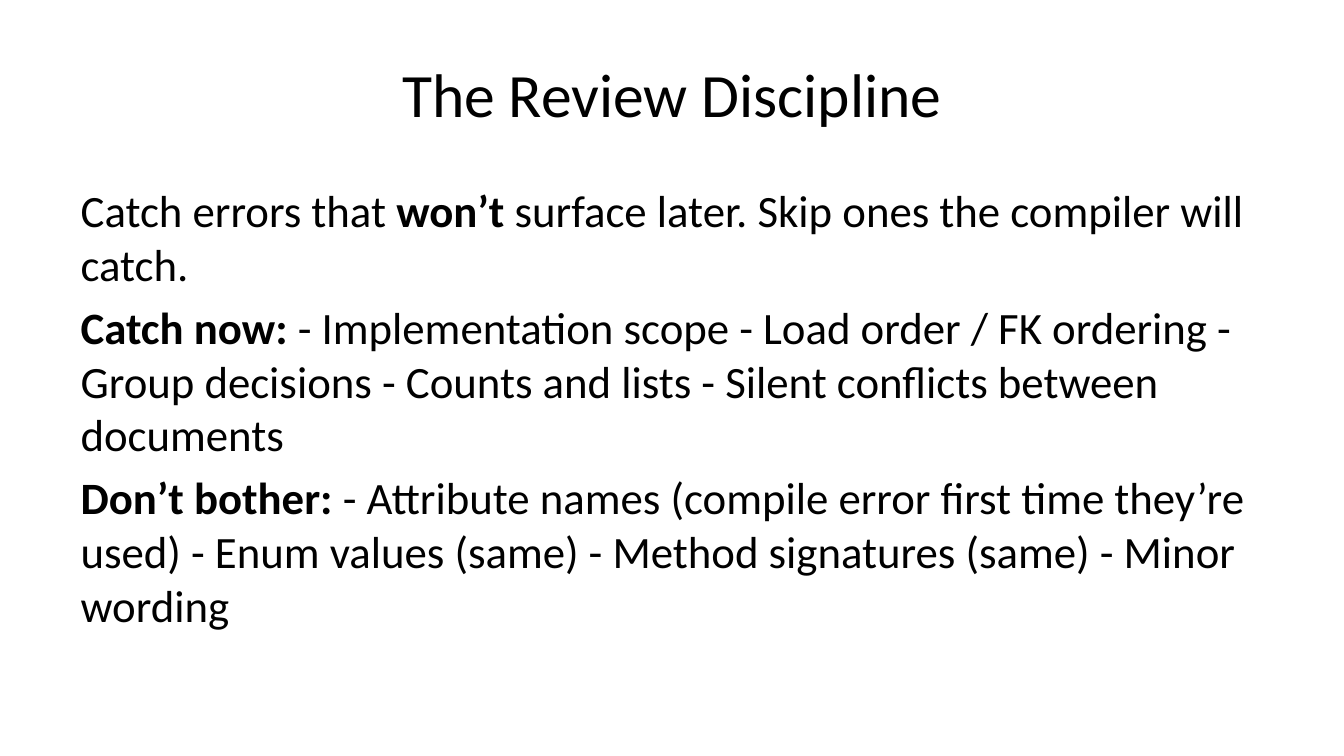
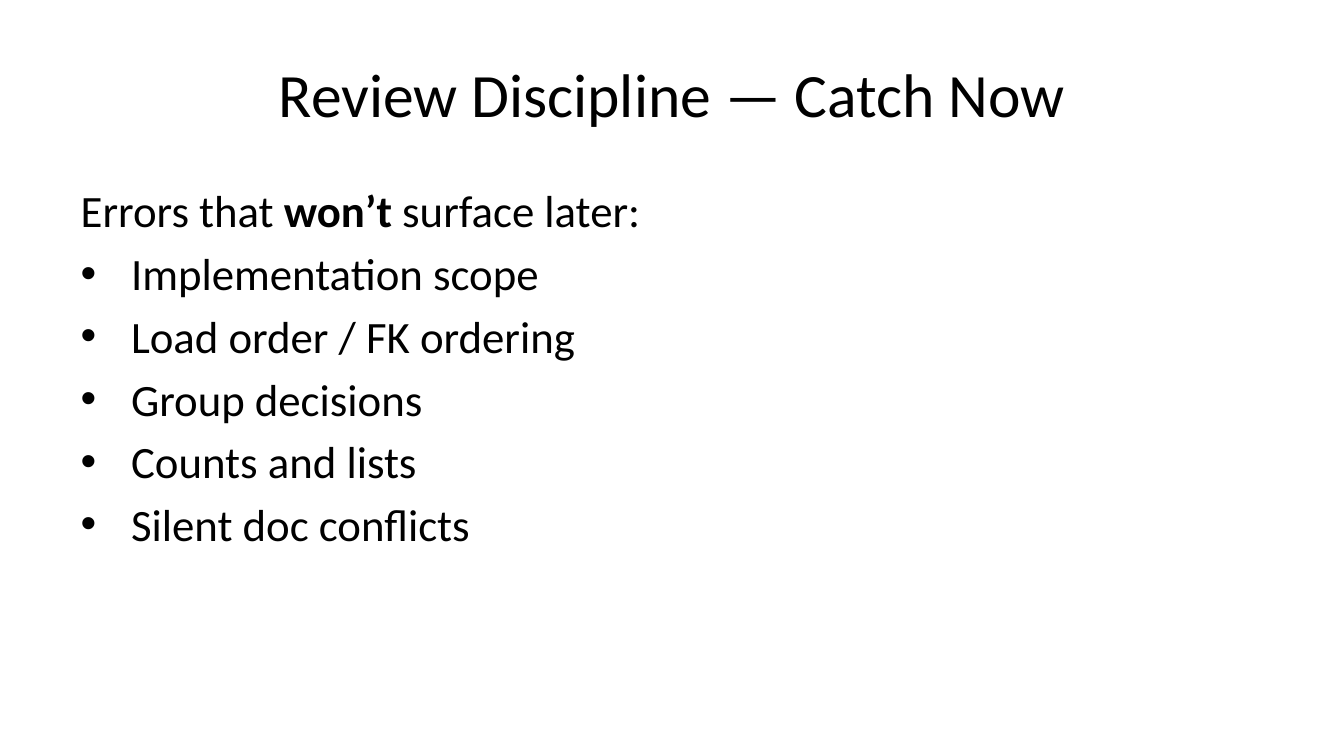
Before and after one commit to dcodish/SAD-sample-project, a slide deck: slide 22 of SLIDE_DECK.pptx (slide 16 before the commit). Drawn at 1344x756 pixels with LibreOffice and Linux fonts; fonts in the diff are those of the drawing. Boxes give left, top, right and bottom in pixels: in the first picture for what was removed or moved away, otherwise in the second. Text is boxed around its words. In the diff, an @@ line names an element or a change of style, - is before the commit and + after.

```diff
--- a/SLIDE_DECK.pptx
+++ b/SLIDE_DECK.pptx
@@ title at <box>279,74,1065,127</box>: text changed @@
-The Review Discipline
+Review Discipline — Catch Now
@@ text at <box>81,194,640,542</box>: text changed @@
-Catch errors that won’t surface later. Skip ones the compiler will catch.
-Catch now: - Implementation scope - Load order / FK ordering - Group decisions - Counts and lists - Silent conflicts between documents
-Don’t bother: - Attribute names (compile error first time they’re used) - Enum values (same) - Method signatures (same) - Minor wording
+Errors that won’t surface later:
+• Implementation scope
+• Load order / FK ordering
+• Group decisions
+• Counts and lists
+• Silent doc conflicts
```
Also in this commit, not shown: 17 other slides changed, 7 slides added, 2 other files.
